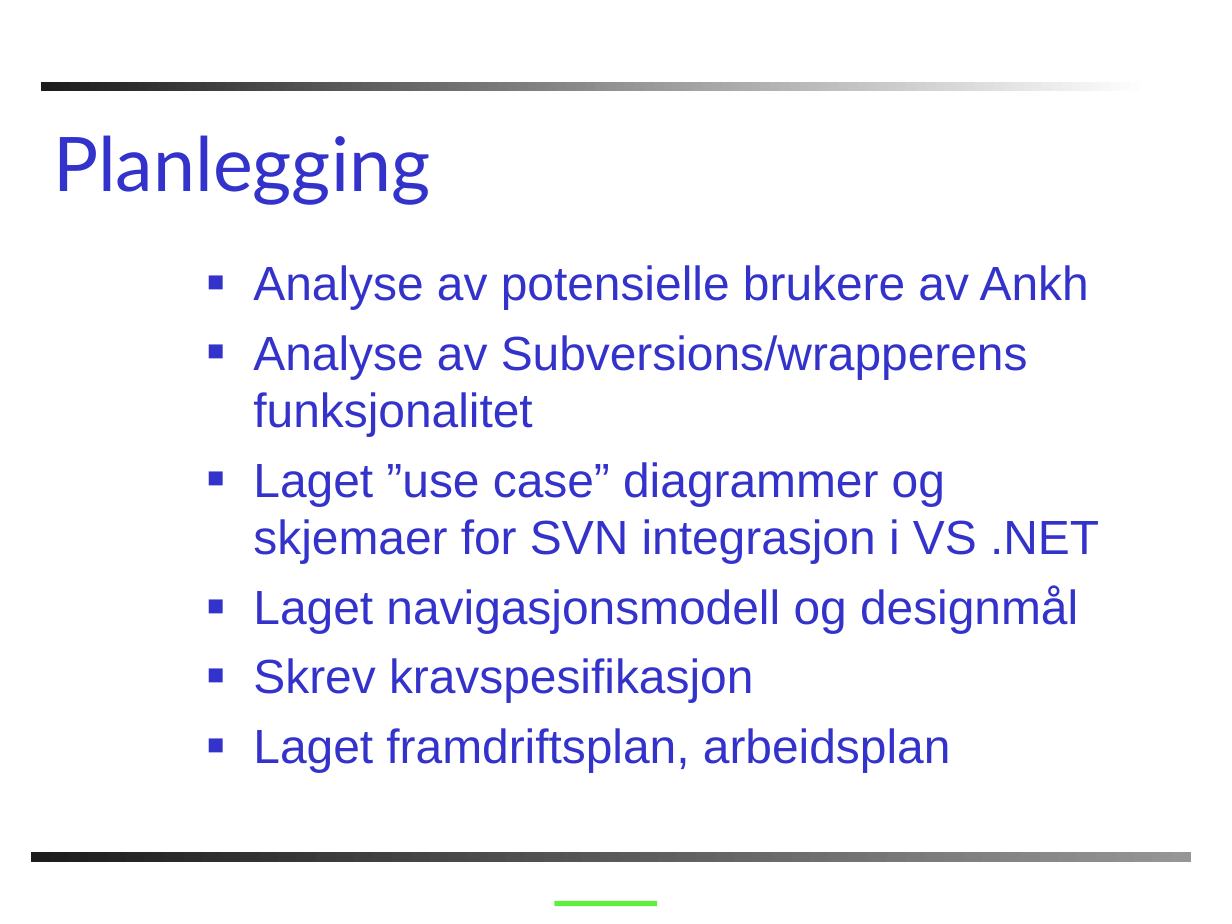
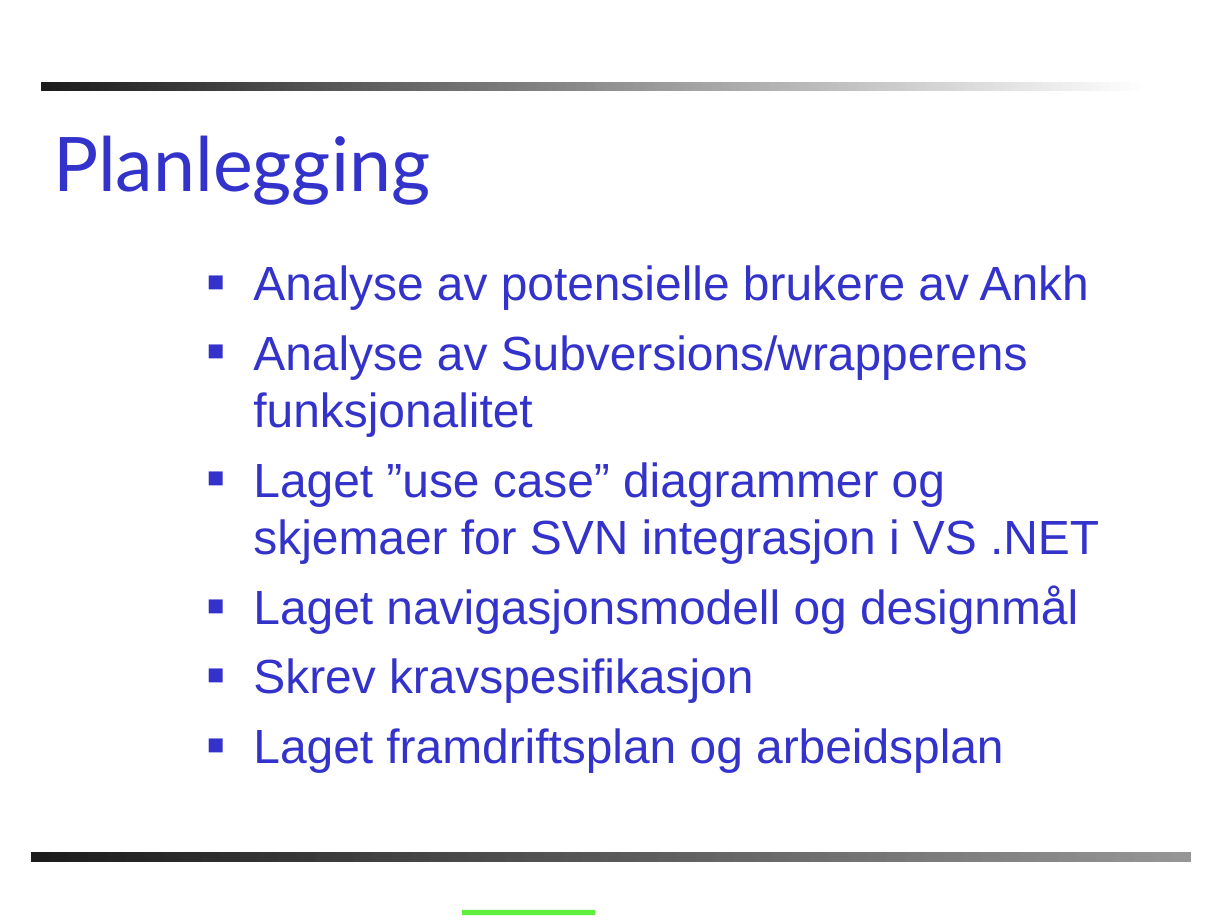
Before and after one commit to chucker/AnkhSVN, a slide deck: slide 12 of doc/powerpoint/Subversion_addin_for_VS.NET.ppt (slide 18 before the commit). Drawn at 1232x924 pixels with LibreOffice and Linux fonts; fonts in the diff are those of the drawing; background and template pictures are left out. Boxes give left, top, right and bottom in pixels: in the first picture for what was removed or moved away, otherwise in the second. Text is boxed around its words. In the diff, an @@ line names an element or a change of style, - is before the commit and + after.

```diff
--- a/doc/powerpoint/Subversion_addin_for_VS.NET.ppt
+++ b/doc/powerpoint/Subversion_addin_for_VS.NET.ppt
@@ text at [253, 728, 1004, 772]: text changed @@
-■ Laget framdriftsplan, arbeidsplan
+■ Laget framdriftsplan og arbeidsplan
@@ line moved from (554, 903) - (657, 903) to (462, 913) - (595, 913) @@
```
Also in this commit, not shown: 14 other slides changed, 2 slides added, 8 slides removed.
